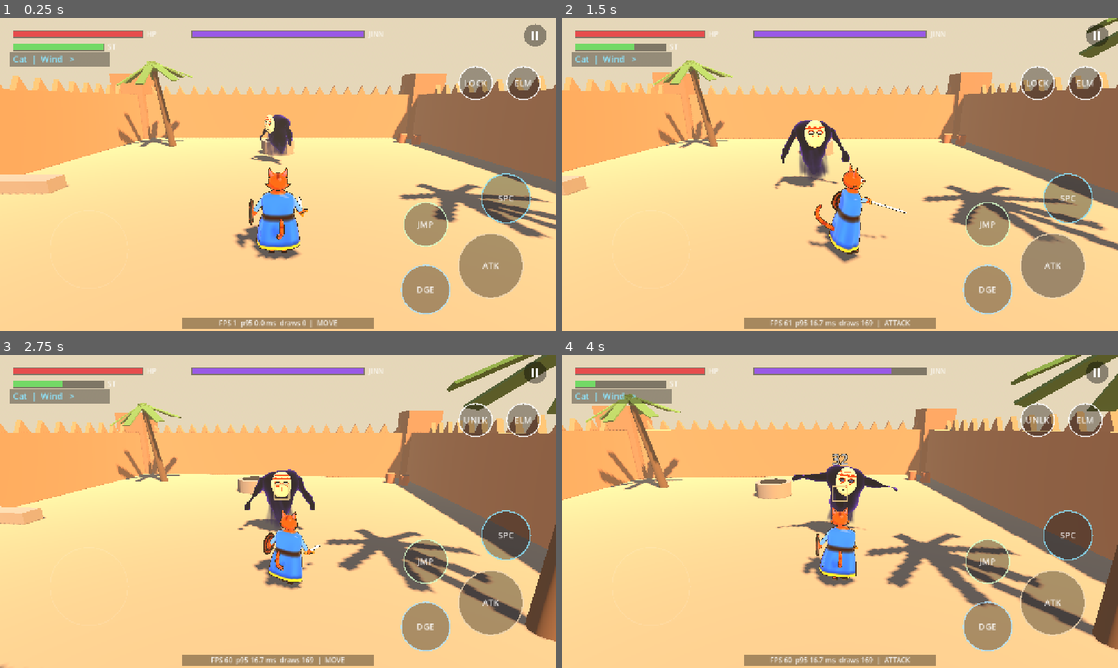
Above: before the commit, frames 1-4 (two rows, left to right).
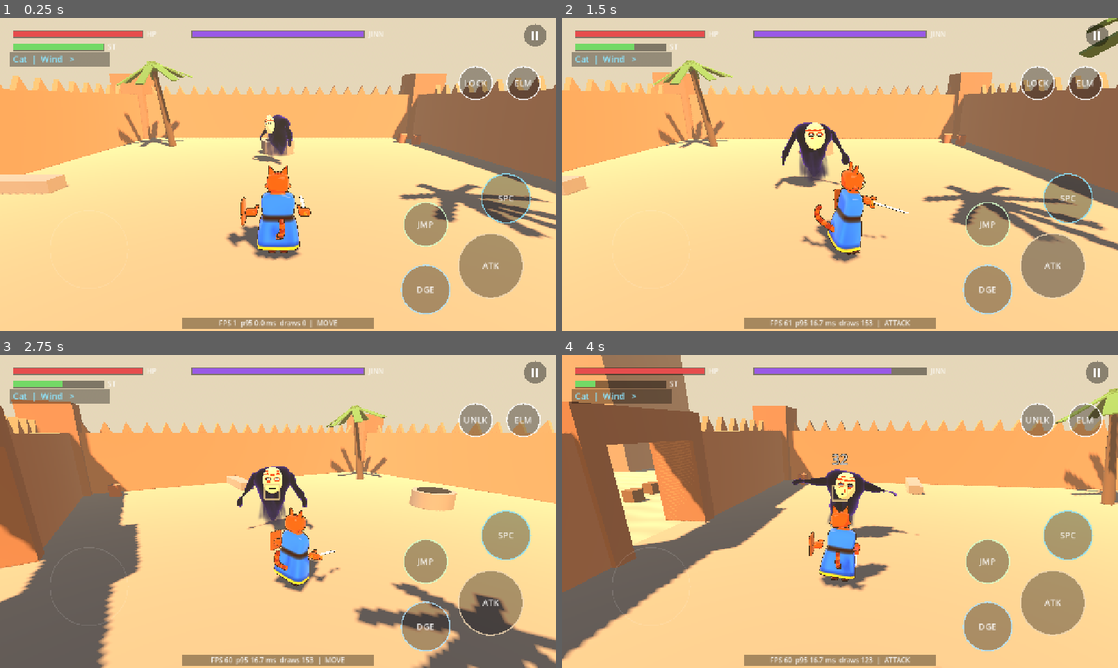
Above: after the commit, the same moments.

Repository: hafid753-rgb/desertgame
Game: Godot game, scene res://game/main.tscn
The game is run twice, just before and just after one commit, with the same random seed, the same clock (stepped at 60 frames per second) and the same inputs.
Inputs (mouse positions are in pixels of both pictures, inside the frame that each line leads up to):
- Up to frame 1 (0.25 s): no input
- Up to frame 2 (1.5 s): tap Enter at 0.5 s; move the mouse to (962, 158) at 0.52 s; hold D (move_right) 0.53-1.25 s; tap F (act) at 0.6 s; click (962, 158) at 0.67 s; tap Space (jump) at 0.77 s; tap J (attack) at 0.8 s; drag from (728, 190) to (812, 237) at 1.27 s
- Up to frame 3 (2.75 s): move the mouse to (333, 442) at 2.02 s; hold D (move_right) from 2.03 s (still down); tap Tab (lock) at 2.1 s; tap 1 (species) at 2.3 s
- Up to frame 4 (4 s): release D (move_right) at 2.75 s; drag from (812, 574) to (673, 464) at 2.77 s; move the mouse to (1006, 558) at 3.52 s; hold A (move_left) from 3.53 s (still down); tap F (act) at 3.6 s; tap Space (jump) at 3.77 s; tap J (attack) at 3.8 s

The runs differ from the first frame. In frame 1, 1.0% of the frame differs, in the area x 40-56%, y 30-78%; in frame 2, 1.2%; in frame 3, 42%; in frame 4, 46%, in the area x 0-100%, y 0-99%.

Commit message:
v0.6: boxy Rayman-style characters with five hand poses
- All character parts rebuilt from rounded boxes (bevelled cubes):
  heads, brows, eyes, ears, tail segments, chunky leather boots
- Floating paws back (limb tubes removed), 1.6x bigger, five poses per
  hand: open, fist, grip, thumbs_up, peace, chosen from player state
- Sword and shield drawn near jinn / in fights, sheathed on the back
  after 5 s of calm; emotes sheathe to gesture
- Thumbs-up on banishing a jinn, peace on claiming a village or
  switching species
- Rectangular aghar-style shield with projected pattern; boxier robe
- ~9.5k visible tris per species; combat 145 draw calls
- 9 new hand-pose tests (99 total)

Co-Authored-By: Claude Opus 5.5 <noreply@anthropic.com>
Claude-Session: https://claude.ai/code/session_01FJKj7YND72GBSTHM8TTJ61

Diff:
--- a/game/actors/player/creature_model.gd
+++ b/game/actors/player/creature_model.gd
@@ -1,19 +1,24 @@
 class_name CreatureModel
 extends Node3D
-## Stylised adventurer creature: long daraa robe, proportioned head,
-## floating hands and feet (no limbs to skin). Parts are built in Blender by
+## Boxy adventurer creature, Rayman-style: long daraa robe, rounded-box head,
+## floating hands and shoes (no limbs). Parts are built in Blender by
 ## tools/blender/build_characters.py and rendered with the toon + outline
-## shader: 12 parts (eyes and ears ride on the head).
-## player.gd only talks to build() and animate().
+## shader. Each hand has five poses and shows one at a time:
+##   open       walking, idle, climbing, gliding, casting
+##   fist       running, dodging, punching
+##   grip       holding the sword (combat)
+##   thumbs_up  emote (jinn banished)
+##   peace      emote (village claimed, species switch)
+## Outside combat the sword and shield are carried on the back.
+## player.gd talks to build(), animate(), set_armed() and emote().
 
 const ART_DIR := "res://game/art/characters/"
 # Adventurer proportions (~1.75 m), see tools/blender/build_characters.py.
 const HEAD_Y := 1.6
 const BODY_Y := 0.8
-const HAND := Vector3(0.5, 0.92, -0.05)
+const HAND := Vector3(0.56, 0.92, -0.05)
 const FOOT := Vector3(0.13, 0.07, 0.0)
-const SHOULDER := Vector3(0.27, 1.27, 0.0)  # model space at rest
-const HIP := Vector3(0.11, 0.55, 0.02)
+const POSES: Array[String] = ["open", "fist", "grip", "thumbs_up", "peace"]
 
 var hand_r: Node3D
 var hand_l: Node3D
@@ -28,10 +33,14 @@
 var eyes: Node3D
 var ear_r: Node3D
 var ear_l: Node3D
-var arm_r: Node3D
-var arm_l: Node3D
-var leg_r: Node3D
-var leg_l: Node3D
+var shield: Node3D
+var armed: bool = false
+var hand_pose_r: String = "open"
+var hand_pose_l: String = "open"
+var _poses_r: Dictionary = {}
+var _poses_l: Dictionary = {}
+var _emote: String = ""
+var _emote_t: float = 0.0
 var _blink_in := 2.0
 var _blink_t := 0.0
 var _twitch_in := 3.0
@@ -39,7 +48,6 @@
 var _twitch_side := 1.0
 
 var _mat: ShaderMaterial
-var _limb_mats: Array[ShaderMaterial] = []
 var _cloth_mat: ShaderMaterial
 var _glow_mat: StandardMaterial3D
 var _walk_phase := 0.0
@@ -57,16 +65,10 @@
 	body = _take(parts, "Body", Vector3(0, BODY_Y, 0))
 	head = _take(parts, "Head", Vector3(0, HEAD_Y, 0))
 	tail = _take(parts, "Tail", Vector3(0, 0.62, 0.22))
-	hand_r = _take(parts, "HandR", HAND)
-	hand_l = _take(parts, "HandL", Vector3(-HAND.x, HAND.y, HAND.z))
+	hand_r = _hand(parts, "HandR", HAND, _poses_r)
+	hand_l = _hand(parts, "HandL", Vector3(-HAND.x, HAND.y, HAND.z), _poses_l)
 	foot_r = _take(parts, "FootR", FOOT)
 	foot_l = _take(parts, "FootL", Vector3(-FOOT.x, FOOT.y, FOOT.z))
-	# Limbs: tapered tubes stretched from shoulder/hip to the hand/foot every
-	# frame, so the floating-limb animation drives a connected silhouette.
-	arm_r = _limb(data["sleeve"], 0.055, 0.042)
-	arm_l = _limb(data["sleeve"], 0.055, 0.042)
-	leg_r = _limb(data["sirwal"], 0.085, 0.05)
-	leg_l = _limb(data["sirwal"], 0.085, 0.05)
 	# Face parts ride on the head so blinks and ear twitches follow it.
 	eyes = _attach_to_head(parts, "Eyes")
 	ear_r = _attach_to_head(parts, "EarR")
@@ -87,14 +89,11 @@
 
 	if gear.has("Sword"):
 		sword = gear["Sword"]
-		sword.transform = Transform3D.IDENTITY
 		(sword as MeshInstance3D).material_override = CharacterArt.toon_material(Color(0.1, 0.08, 0.08), 0.006)
-		hand_r.add_child(sword)
 	if gear.has("Shield"):
-		var shield: MeshInstance3D = gear["Shield"]
-		shield.transform = Transform3D(Basis(), Vector3(-0.06, 0, -0.02))
-		shield.material_override = _mat
-		hand_l.add_child(shield)
+		shield = gear["Shield"]
+		(shield as MeshInstance3D).material_override = _mat
+	set_armed(false, true)
 	for k in gear:
 		if (gear[k] as Node).get_parent() == null:
 			(gear[k] as Node).queue_free()
@@ -113,6 +112,71 @@
 	hand_r.add_child(element_glow)
 
 
+## Draw (true) or sheathe (false) the sword and shield.
+func set_armed(on: bool, force: bool = false) -> void:
+	if on == armed and not force:
+		return
+	armed = on
+	if sword:
+		if sword.get_parent():
+			sword.get_parent().remove_child(sword)
+		if on:
+			hand_r.add_child(sword)
+			sword.transform = Transform3D(Basis(), Vector3(0, 0.0, -0.04))
+		else:
+			# Diagonal across the back, hilt over the right shoulder.
+			body.add_child(sword)
+			sword.transform = Transform3D(Basis(Vector3.FORWARD, 0.7) * Basis(Vector3.RIGHT, -PI / 2), Vector3(0.12, 0.42, 0.24))
+	if shield:
+		if shield.get_parent():
+			shield.get_parent().remove_child(shield)
+		if on:
+			hand_l.add_child(shield)
+			shield.transform = Transform3D(Basis(), Vector3(-0.17, 0, -0.04))
+		else:
+			body.add_child(shield)
+			shield.transform = Transform3D(Basis(Vector3.UP, PI / 2), Vector3(0, 0.2, 0.25))
+
+
+## Play a hand emote for `seconds` (thumbs_up, peace).
+func emote(pose: String, seconds: float = 1.6) -> void:
+	_emote = pose
+	_emote_t = seconds
+
+
+func is_emoting() -> bool:
+	return _emote_t > 0.0
+
+
+func set_hand_pose(side: String, pose: String) -> void:
+	var table := _poses_r if side == "r" else _poses_l
+	if not table.has(pose):
+		return
+	for k in table:
+		(table[k] as Node3D).visible = k == pose
+	if side == "r":
+		hand_pose_r = pose
+	else:
+		hand_pose_l = pose
+
+
+func _choose_poses(state: String, move: float, sprinting: bool) -> Array[String]:
+	if _emote_t > 0.0:
+		return [_emote, "open"]
+	match state:
+		"ATTACK", "HEAVY", "HEAVY_CHARGE":
+			return ["grip" if armed else "fist", "fist"]
+		"GUARD", "DEFENSE":
+			return ["grip" if armed else "fist", "grip" if armed else "fist"]
+		"DODGE", "MOBILITY", "HITSTUN":
+			return ["grip" if armed else "fist", "fist"]
+		"CAST", "CLIMB", "MANTLE", "GLIDE", "AIR":
+			return ["open", "open"]
+	if sprinting:
+		return ["grip" if armed else "fist", "fist"]
+	return ["grip" if armed else "open", "grip" if armed else "open"]
+
+
 func flash(color: Color, amount: float = 1.0) -> void:
 	_flash = amount
 	_flash_color = color
@@ -126,6 +190,13 @@
 	var t: float = info.get("t", 0.0)
 	var charge: float = info.get("charge", 0.0)
 	var ecol: Color = info.get("element_color", Color.WHITE)
+	var sprinting: bool = info.get("sprinting", false)
+	_emote_t = maxf(0.0, _emote_t - delta)
+	var poses := _choose_poses(state, move, sprinting)
+	if poses[0] != hand_pose_r:
+		set_hand_pose("r", poses[0])
+	if poses[1] != hand_pose_l:
+		set_hand_pose("l", poses[1])
 
 	_walk_phase += delta * (3.5 + 8.0 * move)
 	var bob := sin(_walk_phase * 2.0) * 0.035 * move
@@ -202,6 +273,13 @@
 			lean = 0.3
 	if charge > 0.0:
 		hr = hr.lerp(Vector3(0.35, 1.2, -0.3), 0.6)
+	if _emote_t > 0.0:
+		if _emote == "peace":  # hand raised beside the face, fingers up
+			hr = Vector3(0.38, 1.65, -0.22)
+			hr_rot = Vector3(PI / 2, 0.3, 0)
+		else:  # thumbs up held out in front
+			hr = Vector3(0.36, 1.2, -0.38)
+			hr_rot = Vector3(0, 0, 0)
 
 	var gliding := state == "GLIDE"
 	daraa.visible = gliding or daraa.scale.x > 0.25
@@ -224,62 +302,30 @@
 	hand_l.rotation = hand_l.rotation.lerp(hl_rot, k)
 
 	_animate_face(delta, state)
-	_update_limbs()
 
 	var glow_a := clampf(charge / 3.0, 0.0, 1.0) * 0.8
 	_glow_mat.albedo_color = Color(ecol.r, ecol.g, ecol.b, glow_a)
 	element_glow.scale = Vector3.ONE * (0.6 + charge * 0.5)
 
 	_flash = maxf(0.0, _flash - delta * 6.0)
-	for m in [_mat] + _limb_mats:
-		m.set_shader_parameter("flash", _flash * 0.9)
-		m.set_shader_parameter("flash_color", _flash_color)
-
-
-func _limb(color: Color, r_top: float, r_bottom: float) -> Node3D:
-	var m := CharacterArt.toon_material(Color(color, 1.0).darkened(0.75), 0.01)
-	m.set_shader_parameter("tint", color)
-	var cyl := CylinderMesh.new()
-	cyl.top_radius = r_top
-	cyl.bottom_radius = r_bottom
-	cyl.height = 1.0
-	cyl.radial_segments = 10
-	cyl.rings = 1
+	_mat.set_shader_parameter("flash", _flash * 0.9)
+	_mat.set_shader_parameter("flash_color", _flash_color)
+
+
+func _hand(parts: Dictionary, prefix: String, pos: Vector3, table: Dictionary) -> Node3D:
 	var pivot := Node3D.new()
-	var mi := MeshInstance3D.new()
-	mi.mesh = cyl
-	mi.material_override = m
-	mi.position = Vector3(0, -0.5, 0)  # pivot at the top end, tube hangs along -Y
-	pivot.add_child(mi)
+	pivot.position = pos
 	add_child(pivot)
-	_limb_mats.append(m)
+	for pose in POSES:
+		var mi: MeshInstance3D = parts.get(prefix + "_" + pose)
+		if mi == null:
+			continue
+		mi.material_override = _mat
+		mi.position = Vector3.ZERO
+		mi.visible = pose == "open"
+		pivot.add_child(mi)
+		table[pose] = mi
 	return pivot
-
-
-func _body_point(rest: Vector3) -> Vector3:
-	# Where a rest-pose point on the robe is now (follows bob and lean).
-	return body.position + body.basis * (rest - Vector3(0, BODY_Y, 0))
-
-
-func _stretch(limb: Node3D, from: Vector3, to: Vector3) -> void:
-	var d := to - from
-	var length := d.length()
-	if length < 0.01:
-		return
-	var down := -d / length  # tube's local -Y points at the target
-	var x := down.cross(Vector3.FORWARD)
-	if x.length() < 0.01:
-		x = down.cross(Vector3.RIGHT)
-	x = x.normalized()
-	var z := x.cross(down).normalized()
-	limb.transform = Transform3D(Basis(x, down * length, z), from)
-
-
-func _update_limbs() -> void:
-	_stretch(arm_r, _body_point(SHOULDER), hand_r.position)
-	_stretch(arm_l, _body_point(Vector3(-SHOULDER.x, SHOULDER.y, SHOULDER.z)), hand_l.position)
-	_stretch(leg_r, _body_point(HIP), foot_r.position + Vector3(0, 0.05, 0))
-	_stretch(leg_l, _body_point(Vector3(-HIP.x, HIP.y, HIP.z)), foot_l.position + Vector3(0, 0.05, 0))
 
 
 func _attach_to_head(parts: Dictionary, name: String) -> Node3D:
--- a/game/actors/player/player.gd
+++ b/game/actors/player/player.gd
@@ -125,6 +125,11 @@
 var air_horizontal: Vector3 = Vector3.ZERO
 var highest_y: float = 0.0
 
+## Sword and shield come out for fights and go on the back after a calm spell.
+const SHEATHE_AFTER := 5.0
+const DRAW_RANGE := 9.0
+var last_combat_time: float = -100.0
+
 ## Nearest usable Interactable in range (shown on the HUD's ACT button).
 var current_interactable: Interactable = null
 
@@ -179,6 +184,7 @@
 	var ids: Array = Species.DATA.keys()
 	set_species(ids[(ids.find(species_id) + 1) % ids.size()])
 	announced.emit(str(species["name"]), species["fur"])
+	emote("peace")
 
 
 func is_dead() -> bool:
@@ -437,6 +443,7 @@
 
 	_tick_stamina(delta)
 	PerfLogger.player_state = state_name()
+	_update_armed()
 	_animate(delta, horizontal)
 
 
@@ -1147,6 +1154,26 @@
 	return Basis(Vector3.UP, yaw) * Vector3(input.x, 0.0, input.y)
 
 
+func emote(pose: String, seconds: float = 1.6) -> void:
+	if model:
+		model.emote(pose, seconds)
+
+
+func _update_armed() -> void:
+	if state in [State.ATTACK, State.HEAVY_CHARGE, State.GUARD, State.CAST, State.DEFENSE, State.HITSTUN] or lock_target:
+		last_combat_time = now
+	var near := false
+	for j in _jinn_in_reach():
+		if global_position.distance_to(j.global_position) < DRAW_RANGE:
+			near = true
+			break
+	var fighting := near or now - last_combat_time < SHEATHE_AFTER
+	var hands_busy := state in [State.CLIMB, State.MANTLE, State.GLIDE]
+	if model:
+		# Celebrating puts the sword away so the hand is free to gesture.
+		model.set_armed(fighting and not hands_busy and not model.is_emoting())
+
+
 func _find_interactable() -> Interactable:
 	var best: Interactable = null
 	var best_d := INF
@@ -1234,4 +1261,5 @@
 		"combo": combo_step,
 		"charge": charge_progress(),
 		"element_color": Combat.ELEMENT_COLORS[element],
+		"sprinting": sprinting and state == State.MOVE,
 	})
--- a/game/main.gd
+++ b/game/main.gd
@@ -49,6 +49,7 @@
 		village.position = VILLAGE_AT
 		add_child(village)
 		village.announced.connect(hud.announce)
+		village.stage_changed.connect(func(_s: String) -> void: player.emote("peace", 2.2))
 		hud.boss = village.king
 
 
@@ -76,6 +77,7 @@
 
 func _on_jinn_defeated(_j: Jinn) -> void:
 	jinn_kills += 1
+	player.emote("thumbs_up")
 	hud.announce("Jinn banished (%d)" % jinn_kills, Color(0.8, 0.6, 1.0))
 	await get_tree().create_timer(3.0).timeout
 	if is_inside_tree():
--- a/tests/combat_test.gd
+++ b/tests/combat_test.gd
@@ -53,6 +53,7 @@
 	await _test_fall_damage()
 	await _test_mesa_only_lizard()
 	await _test_pause_menu()
+	await _test_hand_poses()
 
 
 # --- Tests ------------------------------------------------------------------
@@ -413,6 +414,35 @@
 	_check("resume restarts it", not get_tree().paused, "")
 
 
+func _test_hand_poses() -> void:
+	await _reset(Vector3(0, 0, -40))
+	player.global_position = Vector3(6, 0.05, 4)
+	player.last_combat_time = -100.0
+	await _frames(10)
+	var m := player.model
+	_check("idle, no enemy near: sword on the back", not m.armed, "")
+	_check("idle: open hands", m.hand_pose_r == "open" and m.hand_pose_l == "open", m.hand_pose_r)
+	GameInput.touch_move = Vector2(0, -1)
+	await _frames(50)
+	_check("sprinting: fists", m.hand_pose_r == "fist" and m.hand_pose_l == "fist", "%s %s" % [m.hand_pose_r, m.hand_pose_l])
+	GameInput.touch_move = Vector2.ZERO
+	await _tap("attack", 2)
+	await _frames(3)
+	_check("attacking draws the sword", m.armed, "")
+	_check("attacking: right hand grips the sword", m.hand_pose_r == "grip", m.hand_pose_r)
+	player.emote("thumbs_up", 1.0)
+	await _frames(40)
+	_check("emote: thumbs up", m.hand_pose_r == "thumbs_up", m.hand_pose_r)
+	_check("emote: sword put away to gesture", not m.armed, "")
+	player.emote("peace", 1.0)
+	await _frames(3)
+	_check("emote: peace", m.hand_pose_r == "peace", m.hand_pose_r)
+	await _frames(80)
+	player.last_combat_time = -100.0
+	await _frames(5)
+	_check("calm again: sword sheathed, hands open", not m.armed and m.hand_pose_r == "open", "%s %s" % [m.armed, m.hand_pose_r])
+
+
 # --- Helpers ----------------------------------------------------------------
 
 func _reset(jinn_offset: Vector3) -> void:
--- a/tools/portrait.gd
+++ b/tools/portrait.gd
@@ -44,6 +44,7 @@
 		m.build(Species.get_data(id))
 		m.position = Vector3(x, 0, 0)
 		m.rotation.y = PI + 0.35
+		m.set_armed(true)
 		x += 1.6
 	var j := Jinn.new()
 	j.ai_enabled = false
@@ -69,6 +70,29 @@
 	for i in 5:
 		await get_tree().process_frame
 	await _shot("cat_close")
+	# Emotes on the lineup.
+	models[1].emote("thumbs_up", 5.0)
+	models[2].emote("peace", 5.0)
+	cam.position = Vector3(0, 1.5, 8.2)
+	cam.look_at(Vector3(0, 1.05, 0))
+	for i in 20:
+		await get_tree().process_frame
+	await _shot("lineup_emotes")
+	# Hand pose close-ups: freeze the cat and show each pose.
+	var cat := models[0]
+	models.erase(cat)
+	cat.set_armed(false)
+	var hand := cat.hand_r
+	hand.rotation = Vector3.ZERO
+	var fwd := -cat.global_transform.basis.z
+	cam.position = hand.global_position + fwd * 0.55 + Vector3(0, 0.3, 0) + cat.global_transform.basis.x * 0.25
+	cam.look_at(hand.global_position)
+	for pose in CreatureModel.POSES:
+		cat.set_hand_pose("r", pose)
+		hand.rotation = Vector3(PI / 2, 0, 0) if pose == "peace" else Vector3.ZERO
+		for i in 3:
+			await get_tree().process_frame
+		await _shot("hand_" + pose)
 	get_tree().quit()
 
 func _shot(name: String) -> void:
Not shown, changed: export_presets.cfg
Binary file changed: game/art/characters/cat.glb
Binary file changed: game/art/characters/equipment.glb
Binary file changed: game/art/characters/fennec.glb
Binary file changed: game/art/characters/jinn.glb
Binary file changed: game/art/characters/lizard.glb
